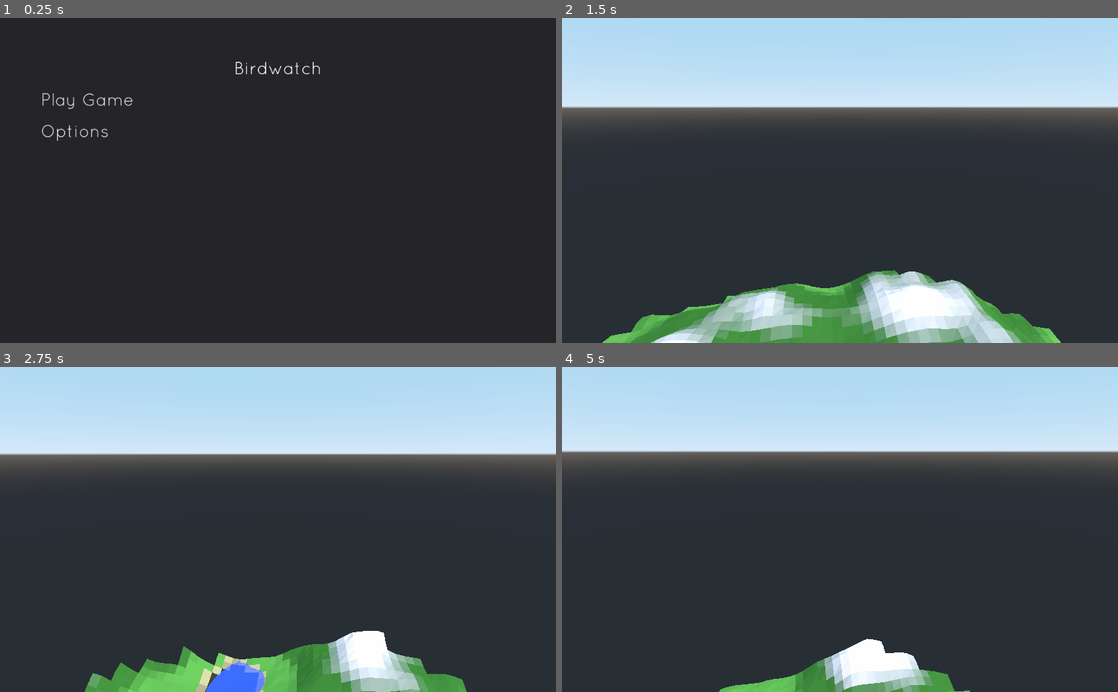
Above: before the commit, frames 1-4 (two rows, left to right).
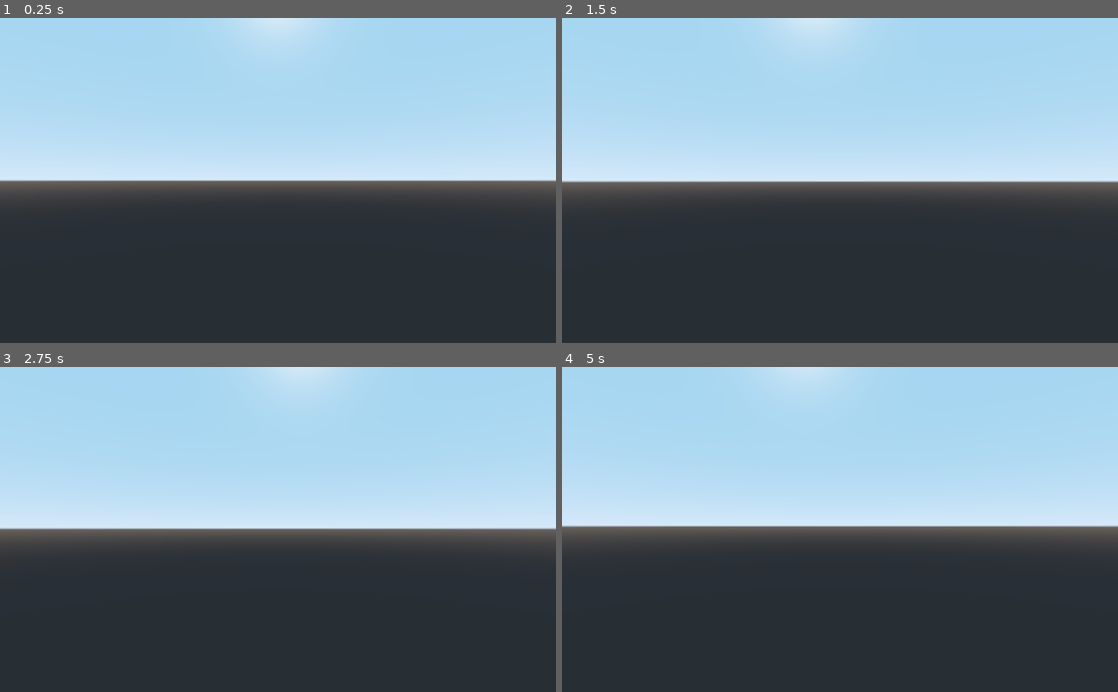
Above: after the commit, the same moments.

Repository: aacitelli/Birdwatch
Game: Godot game, scene res://Core/Main.tscn
Two runs of this game, one before a commit and one after it. Both use one fixed random seed, a clock stepped at 60 frames per second and the inputs below. Before the commit the project starts from res://UI/MainMenu.tscn.
Inputs (mouse positions are in pixels of both pictures, inside the frame that each line leads up to):
- Up to frame 1 (0.25 s): no input
- Up to frame 2 (1.5 s): click (840, 99) at 0.5 s, where only the run before the commit has a clickable "Play Game"; tap Enter at 1.25 s; move the mouse to (867, 180) at 1.27 s; hold W (move_forward) from 1.28 s (still down)
- Up to frame 3 (2.75 s): keep holding W (move_forward); tap Space (jump) at 1.52, 2.27 s; move the mouse to (250, 529) at 2.02 s
- Up to frame 4 (5 s): keep holding W (move_forward); move the mouse to (851, 523) at 2.77 s; move the mouse to (834, 536) at 3.52 s; tap Space (jump) at 3.77, 4.52 s; move the mouse to (878, 532) at 4.27 s

The runs differ from the first frame. In frame 1, 55% of the frame differs, in the area x 0-100%, y 0-57%; in frame 2, 47%; in frame 3, 43%; in frame 4, 39%.

Commit message:
Commented out what I need to do for terrain gen, at least for a basic version

Diff:
--- a/WorldGen/Chunk.gd
+++ b/WorldGen/Chunk.gd
@@ -48,12 +48,25 @@
 
 func generate_chunk():
 
-	# Create the mesh along with its fundamental characteristics
-	# TODO: Docs aren't very helpful as to what some of these characteristics mean, figure them out
+	var ocean = []
+	var beach = []
+	var lowlands = []
+	var highlands = []
+	var mountains = []
+
+	# TODO: Implement biome blending. This will be a lot of easy-to-mix-up math, but I can figure out exact colors for every blended triangle beforehand.
+
+	# Iterate through each vertex, constructing a 2D array that holds the height and moisture data for each of the vertices in the plot
+
+	# Iterate through each "square", constructing a 2D array that holds the biome that square is in
+
+	# Iterate through each biome, making one big PlaneMesh for the entire biome and assigning that biome's material all in one go
+
+	# Specify the size and amount of vertices in each chunk. subdivide_width of chunk_size * (1/16) means a 16x16 grid in each chunk.
 	var plane_mesh = PlaneMesh.new()
 	plane_mesh.size = Vector2(chunk_size, chunk_size)
-	plane_mesh.subdivide_depth = chunk_size * (1 / 16.0)
-	plane_mesh.subdivide_width = chunk_size * (1 / 16.0)
+	plane_mesh.subdivide_depth = chunk_size * (1/16.0)
+	plane_mesh.subdivide_width = chunk_size * (1/16.0)
 
 	# Well, Godot doesn't support passing arrays into shaders, so this is the hacky approach...
 	# See issue here https://github.com/godotengine/godot/issues/10751
@@ -84,7 +97,7 @@
 	data_tool.commit_to_surface(array_plane)
 	surface_tool.begin(Mesh.PRIMITIVE_TRIANGLES)
 	surface_tool.create_from(array_plane, 0)
-	surface_tool.generate_normals() # Presumably used for collision stuff; Generates what's 90deg from our plane.
+	surface_tool.generate_normals() # Used under the hood for collision stuff, presumably
 
 	# MeshInstance is the component actually rendered in the world
 	var mesh_instance = MeshInstance.new()
--- a/project.godot
+++ b/project.godot
@@ -21,7 +21,7 @@
 [application]
 
 config/name="Birdwatch"
-run/main_scene="res://UI/MainMenu.tscn"
+run/main_scene="res://Core/Main.tscn"
 config/icon="res://icon.png"
 
 [debug]
